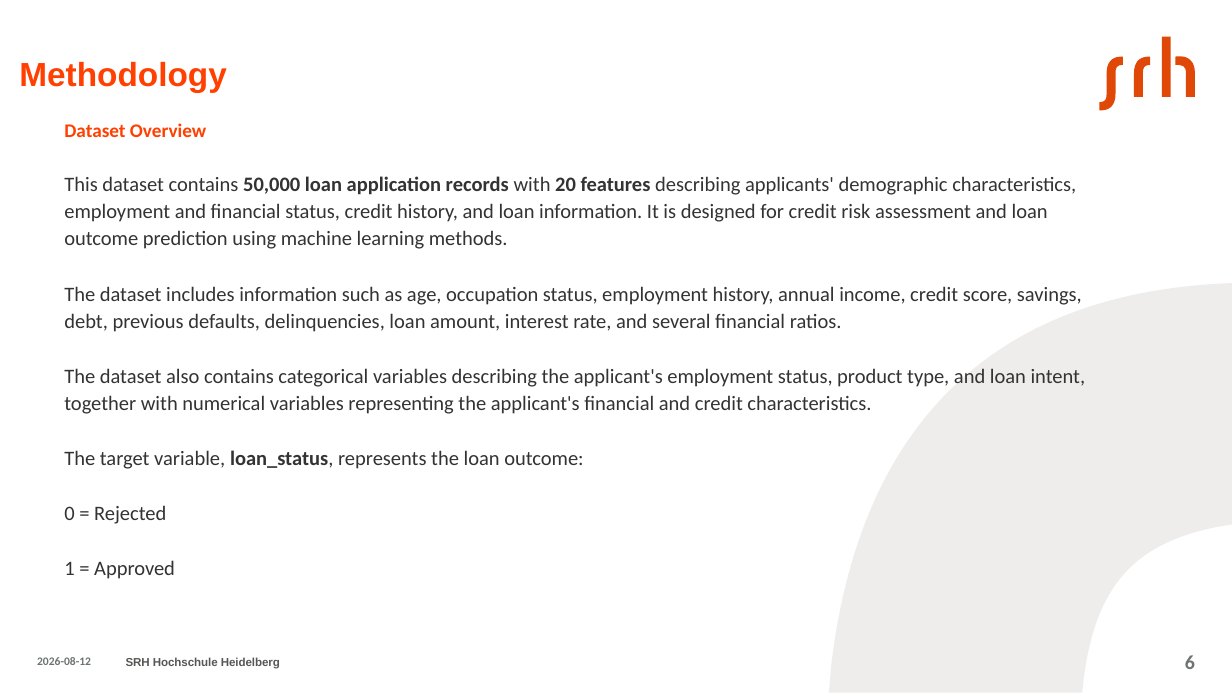
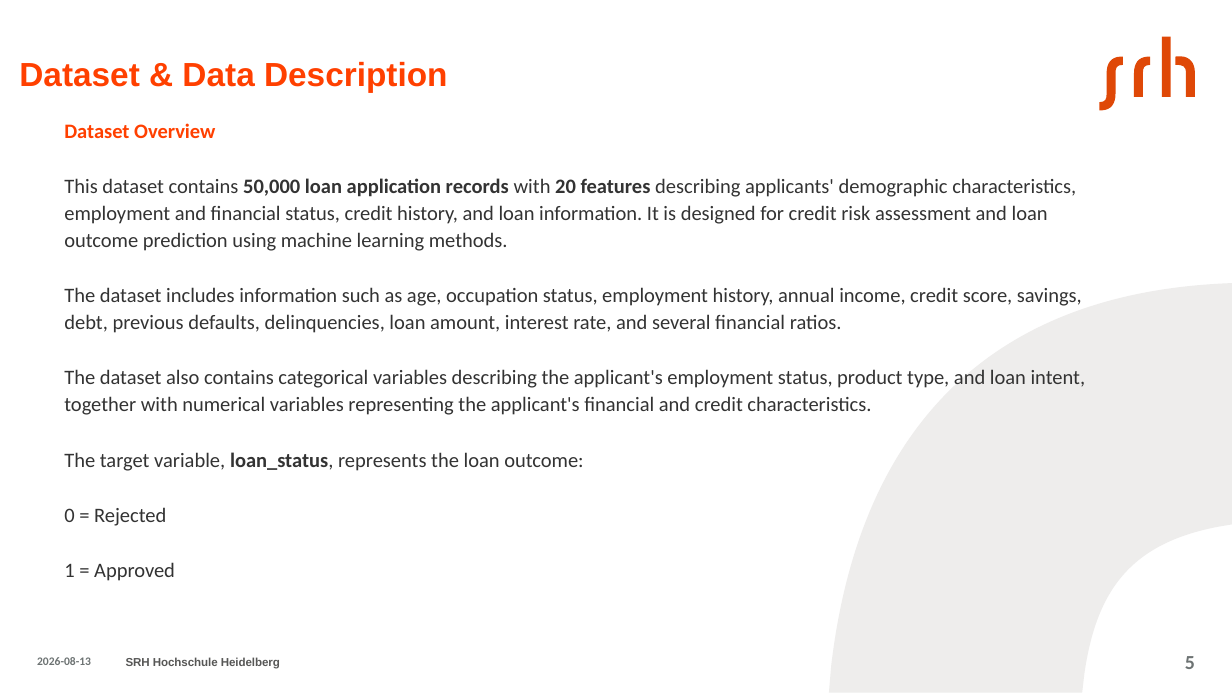
Before and after one commit to aminfeli/Thesis, a slide deck: slide 5 of presentation-.pptx (slide 6 before the commit). Drawn at 1232x693 pixels with LibreOffice and Linux fonts; fonts in the diff are those of the drawing. Boxes give left, top, right and bottom in pixels: in the first picture for what was removed or moved away, otherwise in the second. Text is boxed around its words. In the diff, an @@ line names an element or a change of style, - is before the commit and + after.

```diff
--- a/presentation-.pptx
+++ b/presentation-.pptx
@@ title at (19,61,447,92): text changed @@
-Methodology
+Dataset & Data Description
@@ text at (64,123,215,138): size 15 to 16 pt in "Dataset Overview" @@
@@ page number at (1185,656,1195,669): text changed @@
-6
+5
```
Also in this commit, not shown: 30 other slides changed, 1 slide added, 3 slides removed, 3 other files.
